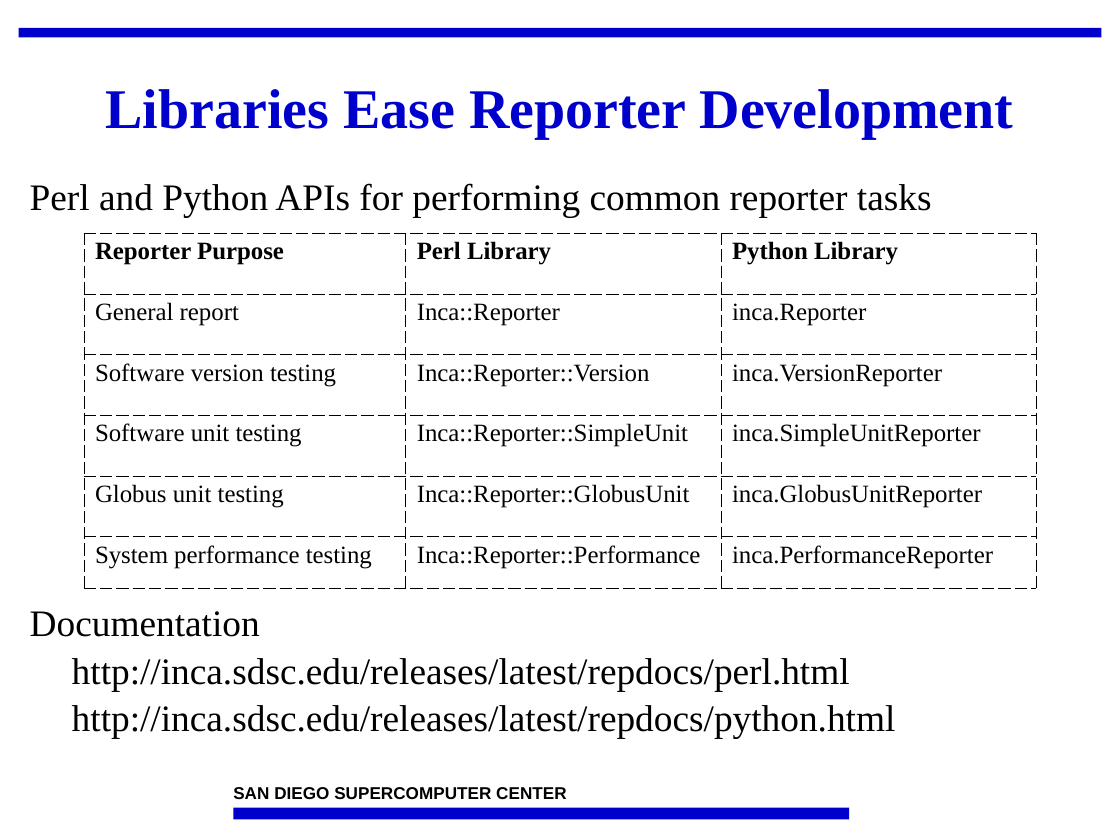
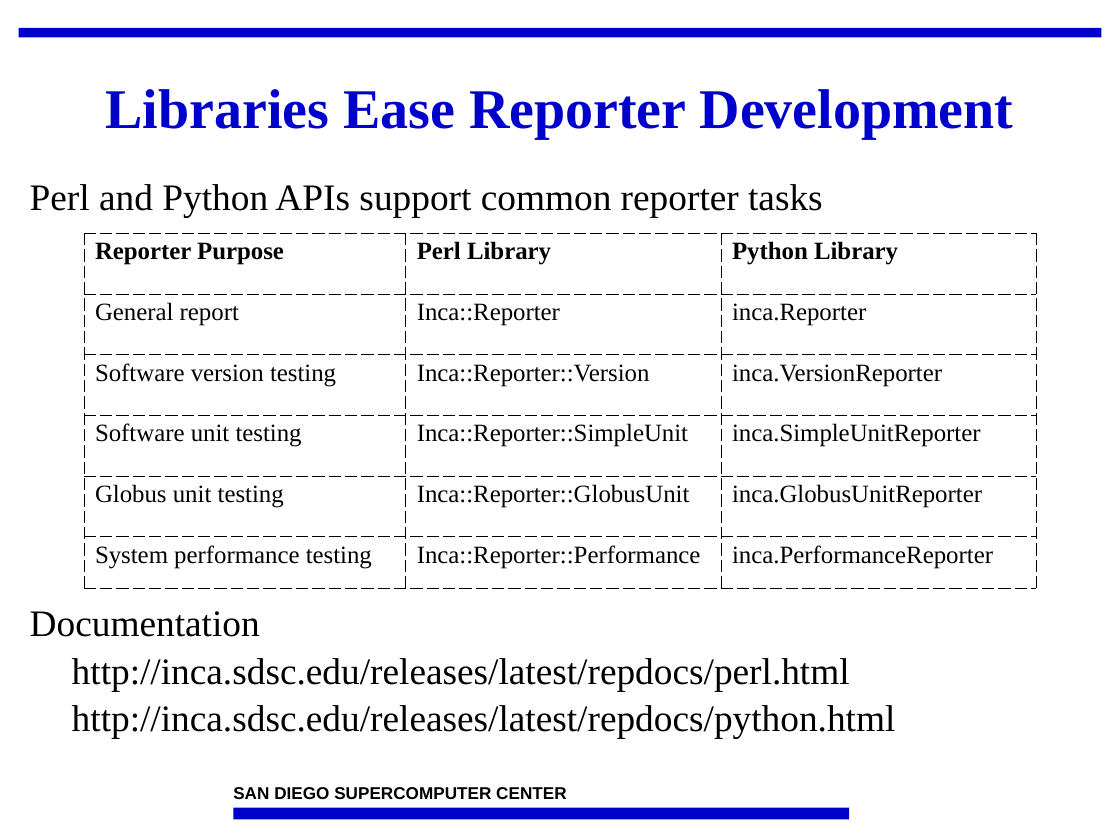
Before and after one commit to IncaProject/inca-xsede, a slide deck: slide 9 of talks/2008workshop/incaReporters.ppt. Drawn at 1120x840 pixels with LibreOffice and Linux fonts; fonts in the diff are those of the drawing; background and template pictures are left out. Boxes give left, top, right and bottom in pixels: in the first picture for what was removed or moved away, otherwise in the second. Text is boxed around its words. In the diff, an @@ line names an element or a change of style, - is before the commit and + after.

Commit message:
Update.

```diff
--- a/talks/2008workshop/incaReporters.ppt
+++ b/talks/2008workshop/incaReporters.ppt
@@ text at (30,184,823,217): text changed @@
-Perl and Python APIs for performing common reporter tasks
+Perl and Python APIs support common reporter tasks
```
Also in this commit, not shown: 2 other slides changed.
